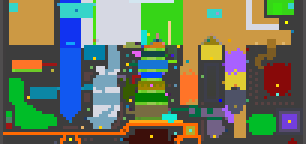
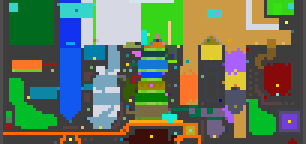
Layers edited between the first and the second 306px x 144px image:
painted on "Wormy Walls" over [255, 87, 279, 105]
painted on "biome_map.png" over [9, 0, 267, 123]
